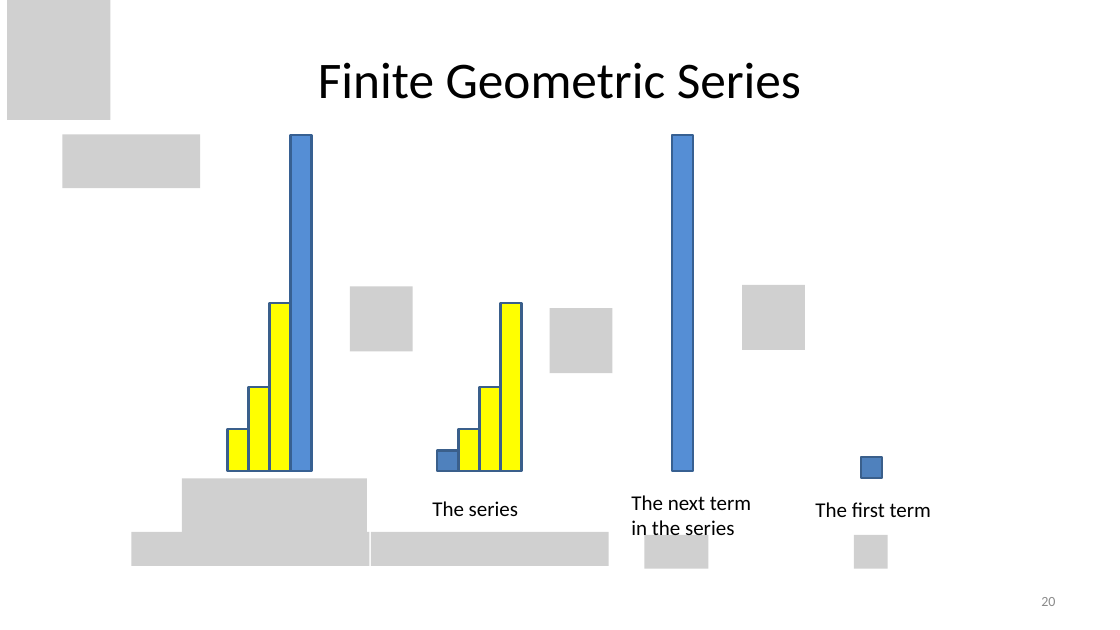
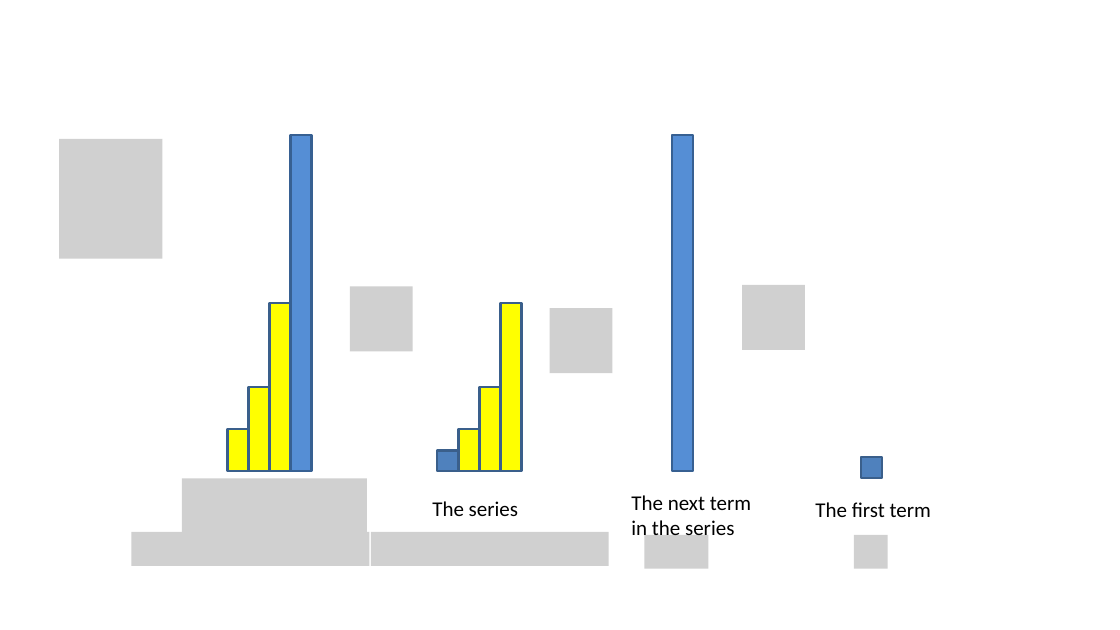
Before and after one commit to natebrunelle/cse332, a slide deck: slide 20 of demo_site/files/slides/lecture6_recurrences_inkb.pptx. Drawn at 1120x630 pixels with LibreOffice and Linux fonts; fonts in the diff are those of the drawing; grey boxes stand for pictures. Boxes give left, top, right and bottom in pixels: in the first picture for what was removed or moved away, otherwise in the second. Text is boxed around its words. In the diff, an @@ line names an element or a change of style, - is before the commit and + after.

```diff
--- a/demo_site/files/slides/lecture6_recurrences_inkb.pptx
+++ b/demo_site/files/slides/lecture6_recurrences_inkb.pptx
@@ picture removed at bbox=[7, 0, 110, 120] @@
@@ title removed at bbox=[318, 62, 801, 99] @@
-Finite Geometric Series
@@ picture added at bbox=[59, 139, 162, 259] @@
@@ picture removed at bbox=[62, 134, 200, 188] @@
@@ page number removed at bbox=[1041, 597, 1055, 606] @@
-20
```
Also in this commit, not shown: 18 other slides changed, 9 other files.
